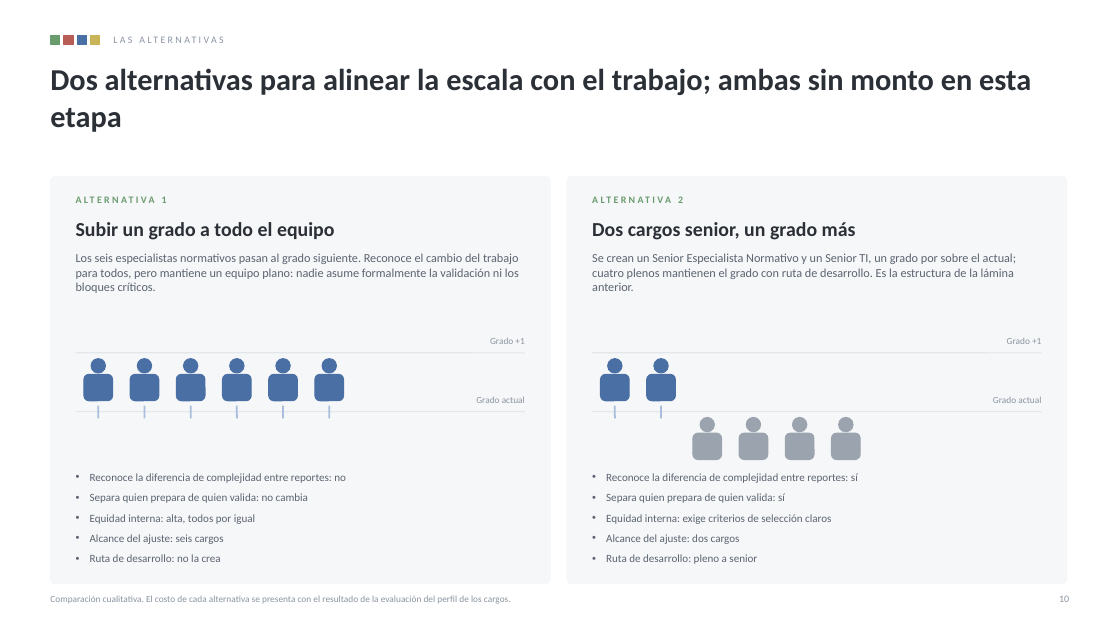
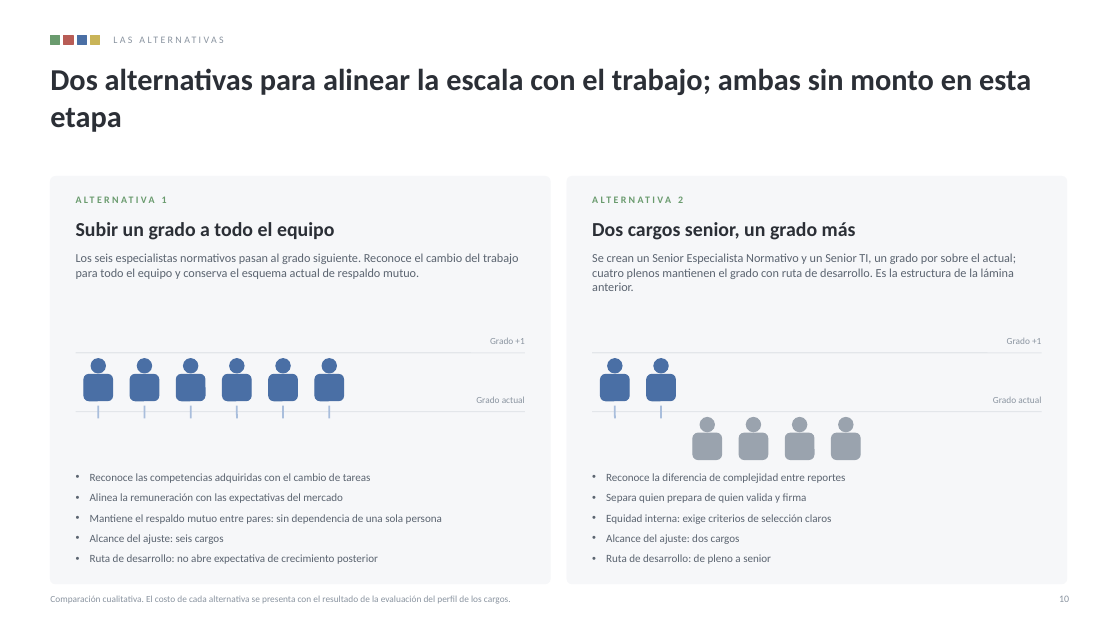
Before and after one commit to Alex-71/sense-energy-dashboard-frontend, a slide deck: slide 10 of docs/benchmarking/presentacion-reportes-normativos-v3.pptx. Drawn at 1120x630 pixels with LibreOffice and Linux fonts; fonts in the diff are those of the drawing. Boxes give left, top, right and bottom in pixels: in the first picture for what was removed or moved away, otherwise in the second. Text is boxed around its words. In the diff, an @@ line names an element or a change of style, - is before the commit and + after.

```diff
--- a/docs/benchmarking/presentacion-reportes-normativos-v3.pptx
+++ b/docs/benchmarking/presentacion-reportes-normativos-v3.pptx
@@ text at box(76, 253, 518, 279): text changed @@
-Los seis especialistas normativos pasan al grado siguiente. Reconoce el cambio del trabajo para todos, pero mantiene un equipo plano: nadie asume formalmente la validación ni los bloques críticos.
+Los seis especialistas normativos pasan al grado siguiente. Reconoce el cambio del trabajo para todo el equipo y conserva el esquema actual de respaldo mutuo.
@@ text at box(90, 473, 442, 524): text changed @@
-• Reconoce la diferencia de complejidad entre reportes: no
-• Separa quien prepara de quien valida: no cambia
-• Equidad interna: alta, todos por igual
+• Reconoce las competencias adquiridas con el cambio de tareas
+• Alinea la remuneración con las expectativas del mercado
+• Mantiene el respaldo mutuo entre pares: sin dependencia de una sola persona
@@ text at box(606, 473, 845, 503): text changed @@
-• Reconoce la diferencia de complejidad entre reportes: sí
-• Separa quien prepara de quien valida: sí
+• Reconoce la diferencia de complejidad entre reportes
+• Separa quien prepara de quien valida y firma
@@ text at box(90, 554, 378, 564): text changed @@
-• Ruta de desarrollo: no la crea
+• Ruta de desarrollo: no abre expectativa de crecimiento posterior
@@ text at box(606, 554, 771, 564): text changed @@
-• Ruta de desarrollo: pleno a senior
+• Ruta de desarrollo: de pleno a senior
```
Also in this commit, not shown: 2 other slides changed, 5 other files.
